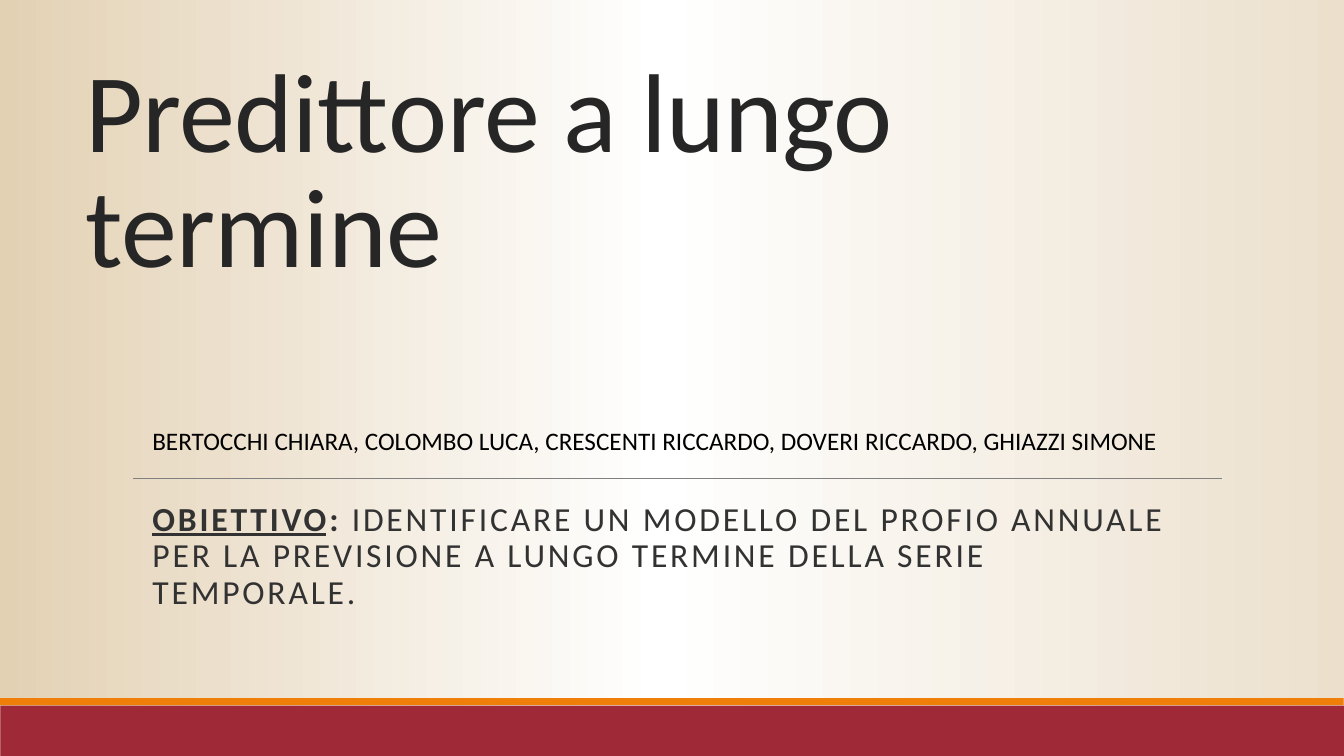
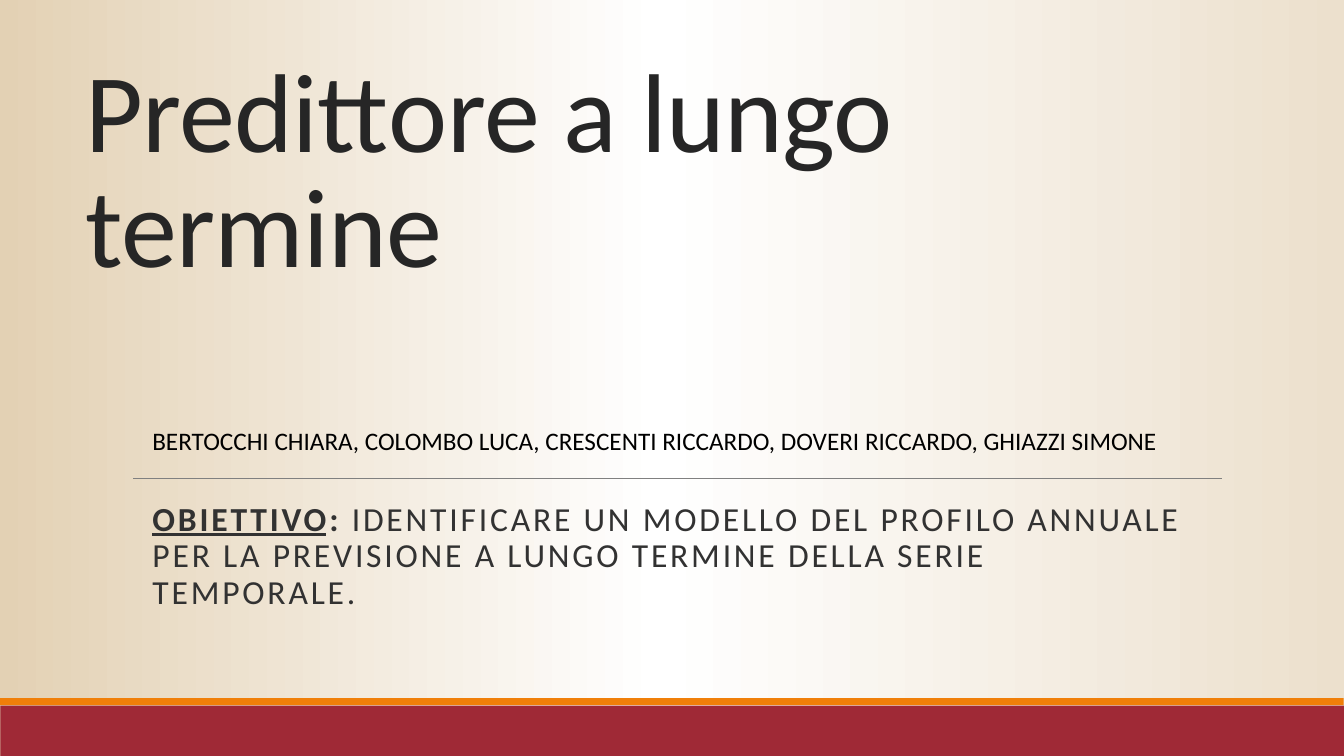
Before and after one commit to r1cky0/Italian-energy-consumption-prediction, a slide deck: slide 1 of presentazione_imad.pptx. Drawn at 1344x756 pixels with LibreOffice and Linux fonts; fonts in the diff are those of the drawing. Boxes give left, top, right and bottom in pixels: in the first picture for what was removed or moved away, otherwise in the second. Text is boxed around its words. In the diff, an @@ line names an element or a change of style, - is before the commit and + after.

```diff
--- a/presentazione_imad.pptx
+++ b/presentazione_imad.pptx
@@ subtitle at bbox=[152, 509, 1177, 604]: text changed @@
-OBIETTIVO: IDENTIFICARE UN MODELLO DEL PROFIO ANNUALE PER LA PREVISIONE A LUNGO TERMINE DELLA SERIE TEMPORALE.
+OBIETTIVO: IDENTIFICARE UN MODELLO DEL PROFILO ANNUALE PER LA PREVISIONE A LUNGO TERMINE DELLA SERIE TEMPORALE.
```
Also in this commit, not shown: 3 other slides changed.
